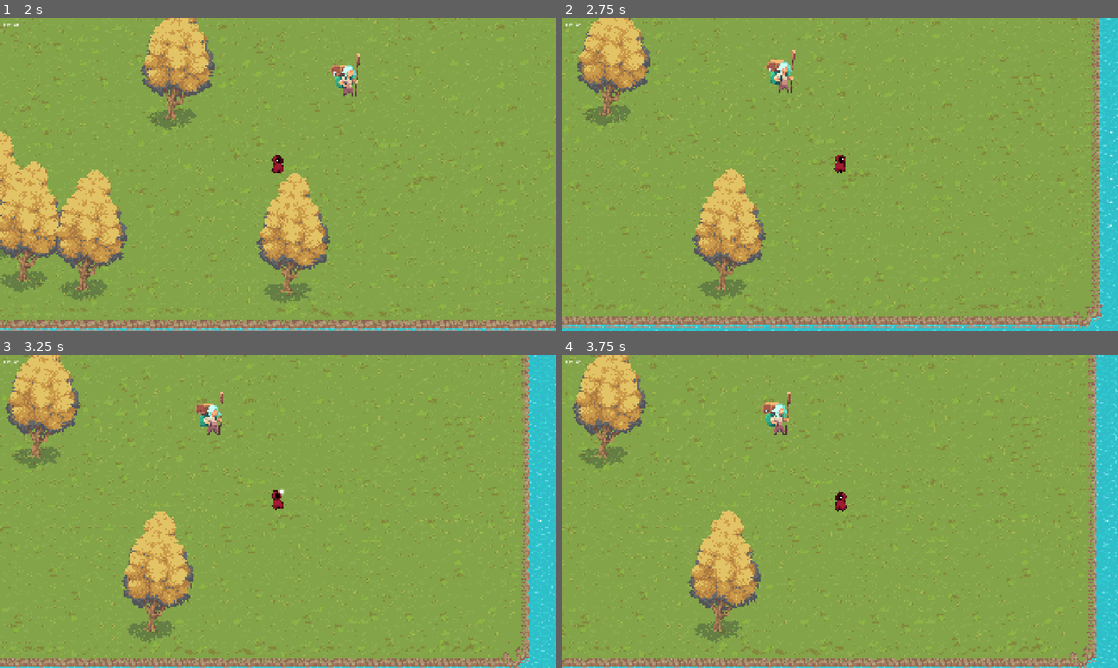
Above: before the commit, frames 1-4 (two rows, left to right).
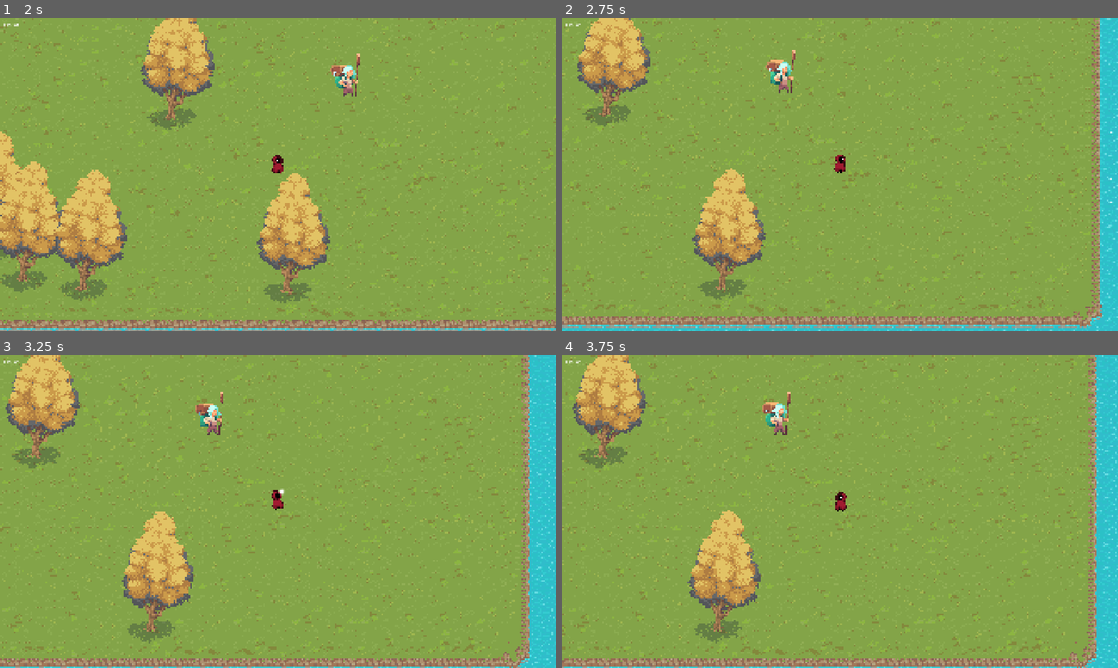
Above: after the commit, the same moments.

Repository: nxtdv/projectb_godot
Game: Godot game, scene res://scenes/main.tscn
Same seed, same stepped clock (60 frames per second), same inputs: the game is played once before the commit and once after it.
Inputs (mouse positions are in pixels of both pictures, inside the frame that each line leads up to):
- Up to frame 1 (2 s): move the mouse to (400, 158) at 0.52 s; hold D (Right) 0.53-1.28 s; click (400, 158) at 0.6 s; move the mouse to (166, 190) at 1.27 s; hold S (Down) from 1.28 s (still down); tap E (Interact) at 1.35 s
- Up to frame 2 (2.75 s): move the mouse to (895, 105) at 2.02 s; release S (Down) at 2.03 s; hold D (Right) from 2.03 s (still down); hold Shift (Sprint) from 2.03 s (still down)
- Up to frame 3 (3.25 s): move the mouse to (250, 574) at 2.77 s; release D (Right) at 2.78 s; release Shift (Sprint) at 2.78 s; hold W (Up) from 2.78 s (still down); click (250, 574) at 2.85 s
- Up to frame 4 (3.75 s): move the mouse to (1006, 558) at 3.52 s; release W (Up) at 3.53 s; hold A (Left) from 3.53 s (still down); tap E (Interact) at 3.6 s

Frame 1 is identical in both runs. In frame 2, 0.1% of the frame differs, in the area x 12-100%, y 1-100%; in frame 3, 0.1%; in frame 4, less than 0.1%.

Commit message:
feat(audio): add music manager with advanced playback features
- introduced `music_manager.gd` for managing background music with smooth transitions
- added support for crossfading, looping, volume control, and music categories
- integrated `music_manager.gd` script into the project and main scene
- updated project settings with a new entry for `MusicManager` script

Diff:
--- a/project.godot
+++ b/project.godot
@@ -20,6 +20,7 @@
 UIManager="*res://scripts/ui_manager.gd"
 FpsCounter="*res://scripts/fps_counter.gd"
 FootstepManager="*res://scripts/footstep_manager.gd"
+MusicManager="*res://scripts/music_manager.gd"
 
 [display]
 
--- a/scenes/main.tscn
+++ b/scenes/main.tscn
@@ -1,5 +1,6 @@
-[gd_scene load_steps=30 format=4 uid="uid://bu843gxnla8m3"]
-
+[gd_scene load_steps=31 format=4 uid="uid://bu843gxnla8m3"]
+
+[ext_resource type="Script" uid="uid://bsrv41v818yh1" path="res://scripts/main_scene.gd" id="1_o6xl0"]
 [ext_resource type="Texture2D" uid="uid://dhv6y645pps1c" path="res://assets/Tilesets/Tileset-Terrain2.png" id="1_tefeu"]
 [ext_resource type="Texture2D" uid="uid://6ogfqfl5nhbp" path="res://assets/Tilesets/Tileset-Animated Terrains-8 frames-.png" id="2_o6xl0"]
 [ext_resource type="Texture2D" uid="uid://p8bys3imglut" path="res://assets/Tilesets/Tileset-Animated Terrains-8 frames- transparency.png" id="3_tipki"]
@@ -3057,6 +3058,7 @@
 sources/1 = SubResource("TileSetAtlasSource_wfs7u")
 
 [node name="Main" type="Node2D"]
+script = ExtResource("1_o6xl0")
 
 [node name="World" type="Node2D" parent="."]
 
--- /dev/null
+++ b/scripts/music_manager.gd
@@ -0,0 +1,361 @@
+extends Node
+
+## Music Manager
+##
+## A comprehensive music system for handling background music with smooth transitions.
+## Supports different music tracks for various game states (menu, gameplay, combat, etc.)
+##
+## Features:
+## - Smooth crossfading between tracks
+## - Volume control with fade in/out
+## - Music state management (play, pause, stop)
+## - Multiple music categories support
+## - Looping control
+## - Save/restore music state
+##
+## Usage:
+## ```gdscript
+## # Simple usage
+## MusicManager.play_music("gameplay_theme")
+## MusicManager.set_volume(0.7)
+##
+## # Advanced usage with crossfade
+## MusicManager.crossfade_to_music("combat_theme", 2.0)
+## ```
+
+## Music tracks organized by category and name
+const MUSIC_TRACKS: Dictionary = {"menu": {
+	"main_menu": preload("res://assets/music/gameplay/Pixel 10.ogg"),
+	"settings": preload("res://assets/music/gameplay/Pixel 10.ogg"),
+}, "gameplay": {
+	"overworld": preload("res://assets/music/gameplay/Pixel 10.ogg"),
+	"exploration": preload("res://assets/music/gameplay/Pixel 10.ogg"),
+	"peaceful": preload("res://assets/music/gameplay/Pixel 10.ogg"),
+}, "combat": {
+	"boss_battle": preload("res://assets/music/gameplay/Pixel 10.ogg"),
+	"normal_battle": preload("res://assets/music/gameplay/Pixel 10.ogg"),
+}, "environment": {
+	"forest": preload("res://assets/music/gameplay/Pixel 10.ogg"),
+	"dungeon": preload("res://assets/music/gameplay/Pixel 10.ogg"),
+	"town": preload("res://assets/music/gameplay/Pixel 10.ogg"),
+}}
+## Primary audio stream player for main music
+var _primary_player: AudioStreamPlayer
+## Secondary audio stream player for crossfading
+var _secondary_player: AudioStreamPlayer
+## Tween for smooth volume transitions
+var _fade_tween: Tween
+## Current music state
+var _current_track_name: String = ""
+var _current_category: String   = ""
+var _is_playing: bool           = false
+var _is_paused: bool            = false
+## Volume settings
+var _master_music_volume: float = 1.0
+## Default fade duration for transitions
+const DEFAULT_FADE_DURATION: float = 1.0
+## Default volume for music playback
+const DEFAULT_VOLUME_DB: float = -10.0
+
+
+## Initialize the music system
+func _ready() -> void:
+	_setup_audio_players()
+	_setup_tween()
+
+
+## Create and configure audio stream players
+func _setup_audio_players() -> void:
+	# Primary player setup
+	_primary_player = AudioStreamPlayer.new()
+	_primary_player.name = "PrimaryMusicPlayer"
+	_primary_player.volume_db = DEFAULT_VOLUME_DB
+	_primary_player.bus = "Music"  # Assumes you have a "Music" audio bus
+	add_child(_primary_player)
+
+	# Secondary player setup for crossfading
+	_secondary_player = AudioStreamPlayer.new()
+	_secondary_player.name = "SecondaryMusicPlayer"
+	_secondary_player.volume_db = DEFAULT_VOLUME_DB
+	_secondary_player.bus = "Music"
+	add_child(_secondary_player)
+
+
+## Create and configure the fade tween
+func _setup_tween() -> void:
+	_fade_tween = create_tween()
+	_fade_tween.kill()  # Stop it immediately, we'll create new ones as needed
+
+
+## Validate if a music track exists
+## @param category: The music category
+## @param track_name: The track name within the category
+## @return: True if the track exists, false otherwise
+func _validate_music_track(category: String, track_name: String) -> bool:
+	if not MUSIC_TRACKS.has(category):
+		push_warning("Music category '%s' not found" % category)
+		return false
+
+	if not MUSIC_TRACKS[category].has(track_name):
+		push_warning("Music track '%s' not found in category '%s'" % [track_name, category])
+		return false
+
+	return true
+
+
+## Get music track by category and name
+## @param category: The music category
+## @param track_name: The track name within the category
+## @return: The AudioStream resource, or null if not found
+func _get_music_track(category: String, track_name: String) -> AudioStream:
+	if not _validate_music_track(category, track_name):
+		return null
+
+	return MUSIC_TRACKS[category][track_name]
+
+
+## Play music with optional fade in
+## @param track_identifier: Either "category/track_name" or just "track_name" (searches all categories)
+## @param fade_in_duration: Duration of fade in effect (0 for instant)
+## @param loop: Whether the music should loop (default: true)
+func play_music(track_identifier: String, fade_in_duration: float = 0.0, loop: bool = true) -> void:
+	var parts: PackedStringArray = track_identifier.split("/")
+	var category: String
+	var track_name: String
+
+	if parts.size() == 2:
+		category = parts[0]
+		track_name = parts[1]
+	else:
+		# Search for track in all categories
+		var found_track: Dictionary = _find_track_in_all_categories(track_identifier)
+		if found_track.is_empty():
+			push_error("Music track '%s' not found in any category" % track_identifier)
+			return
+		category = found_track["category"]
+		track_name = found_track["track_name"]
+
+	var music_stream: AudioStream = _get_music_track(category, track_name)
+	if not music_stream:
+		push_error("Failed to load music stream for '%s/%s'" % [category, track_name])
+		return
+
+	# Stop current music if playing
+	if _is_playing:
+		_primary_player.stop()
+		_secondary_player.stop()
+
+	# Setup and play new music
+	_primary_player.stream = music_stream
+
+	# Set loop for OGG files
+	if music_stream is AudioStreamOggVorbis:
+		music_stream.loop = loop
+
+	_current_track_name = track_name
+	_current_category = category
+	_is_playing = true
+	_is_paused = false
+
+	if fade_in_duration > 0.0:
+		_primary_player.volume_db = -80.0  # Start silent
+		_primary_player.play()
+		_fade_to_volume(_primary_player, _calculate_target_volume(), fade_in_duration)
+	else:
+		_primary_player.volume_db = _calculate_target_volume()
+		_primary_player.play()
+
+	print("Playing music: %s/%s" % [category, track_name])
+
+
+## Search for a track in all categories
+## @param track_name: The track name to search for
+## @return: Dictionary with category and track_name, or empty dict if not found
+func _find_track_in_all_categories(track_name: String) -> Dictionary:
+	for category in MUSIC_TRACKS.keys():
+		if MUSIC_TRACKS[category].has(track_name):
+			return {"category": category, "track_name": track_name}
+	return {}
+
+
+## Crossfade from current music to new music
+## @param track_identifier: Target music track
+## @param fade_duration: Duration of the crossfade
+## @param loop: Whether the new music should loop
+func crossfade_to_music(track_identifier: String, fade_duration: float = DEFAULT_FADE_DURATION, loop: bool = true) -> void:
+	if not _is_playing:
+		play_music(track_identifier, fade_duration, loop)
+		return
+
+	var parts: PackedStringArray = track_identifier.split("/")
+	var category: String
+	var track_name: String
+
+	if parts.size() == 2:
+		category = parts[0]
+		track_name = parts[1]
+	else:
+		var found_track: Dictionary = _find_track_in_all_categories(track_identifier)
+		if found_track.is_empty():
+			push_error("Music track '%s' not found in any category" % track_identifier)
+			return
+		category = found_track["category"]
+		track_name = found_track["track_name"]
+
+	# Don't crossfade to the same track
+	if category == _current_category and track_name == _current_track_name:
+		return
+
+	var new_music_stream: AudioStream = _get_music_track(category, track_name)
+	if not new_music_stream:
+		return
+
+	# Setup secondary player with new music
+	_secondary_player.stream = new_music_stream
+	if new_music_stream.has_method("set_loop"):
+		new_music_stream.set_loop(loop)
+
+	_secondary_player.volume_db = -80.0
+	_secondary_player.play()
+
+	# Crossfade: fade out primary, fade in secondary
+	_fade_to_volume(_primary_player, -80.0, fade_duration)
+	_fade_to_volume(_secondary_player, _calculate_target_volume(), fade_duration)
+
+	# Swap players after crossfade
+	await _fade_tween.finished
+	_primary_player.stop()
+
+	# Swap the players
+	var temp_player: AudioStreamPlayer = _primary_player
+	_primary_player = _secondary_player
+	_secondary_player = temp_player
+
+	_current_track_name = track_name
+	_current_category = category
+
+
+## Stop music with optional fade out
+## @param fade_out_duration: Duration of fade out effect (0 for instant)
+func stop_music(fade_out_duration: float = 0.0) -> void:
+	if not _is_playing:
+		return
+
+	if fade_out_duration > 0.0:
+		_fade_to_volume(_primary_player, -80.0, fade_out_duration)
+		await _fade_tween.finished
+
+	_primary_player.stop()
+	_secondary_player.stop()
+
+	_is_playing = false
+	_is_paused = false
+	_current_track_name = ""
+	_current_category = ""
+
+
+## Pause the current music
+func pause_music() -> void:
+	if _is_playing and not _is_paused:
+		_primary_player.stream_paused = true
+		_is_paused = true
+
+
+## Resume paused music
+func resume_music() -> void:
+	if _is_playing and _is_paused:
+		_primary_player.stream_paused = false
+		_is_paused = false
+
+
+## Set master music volume
+## @param volume: Volume level (0.0 to 1.0)
+## @param fade_duration: Duration of volume change (0 for instant)
+func set_volume(volume: float, fade_duration: float = 0.0) -> void:
+	_master_music_volume = clamp(volume, 0.0, 1.0)
+
+	var target_db: float = _calculate_target_volume()
+
+	if fade_duration > 0.0 and _is_playing:
+		_fade_to_volume(_primary_player, target_db, fade_duration)
+	else:
+		_primary_player.volume_db = target_db
+		_secondary_player.volume_db = target_db
+
+
+## Calculate target volume in decibels
+## @return: Volume in decibels
+func _calculate_target_volume() -> float:
+	if _master_music_volume <= 0.0:
+		return -80.0
+	return DEFAULT_VOLUME_DB + (20.0 * log(_master_music_volume) / log(10))
+
+
+## Fade a player to target volume
+## @param player: The AudioStreamPlayer to fade
+## @param target_volume_db: Target volume in decibels
+## @param duration: Fade duration
+func _fade_to_volume(player: AudioStreamPlayer, target_volume_db: float, duration: float) -> void:
+	# Kill existing tween and create a new one
+	if _fade_tween:
+		_fade_tween.kill()
+
+	_fade_tween = create_tween()
+
+	# Store reference to player for the tween callback
+	var target_player: AudioStreamPlayer = player
+	_fade_tween.tween_method(
+		func(volume_db: float): target_player.volume_db = volume_db,
+			player.volume_db,
+			target_volume_db,
+			duration
+	)
+
+
+## Helper method for tween volume changes (no longer needed but kept for compatibility)
+## @param player: The AudioStreamPlayer to modify
+## @param volume_db: Volume in decibels
+func _set_player_volume(player: AudioStreamPlayer, volume_db: float) -> void:
+	if is_instance_valid(player):
+		player.volume_db = volume_db
+
+
+## Public API for querying music state
+
+## Check if music is currently playing
+## @return: True if music is playing, false otherwise
+func is_music_playing() -> bool:
+	return _is_playing
+
+
+## Check if music is currently paused
+## @return: True if music is paused, false otherwise
+func is_music_paused() -> bool:
+	return _is_paused
+
+
+## Get current music track information
+## @return: Dictionary with category, track_name, and playing status
+func get_current_music_info() -> Dictionary:
+	return {
+		"category": _current_category,
+		"track_name": _current_track_name,
+		"is_playing": _is_playing,
+		"is_paused": _is_paused,
+		"volume": _master_music_volume
+	}
+
+
+## Get all available music tracks
+## @return: Dictionary of all available music tracks organized by category
+func get_available_tracks() -> Dictionary:
+	var available: Dictionary = {}
+	for category in MUSIC_TRACKS.keys():
+		available[category] = MUSIC_TRACKS[category].keys()
+	return available
+
+
+## Get current master volume
+## @return: Current volume level (0.0 to 1.0)
+func get_volume() -> float:
+	return _master_music_volume
Not shown, added: scripts/music_manager.gd.uid
